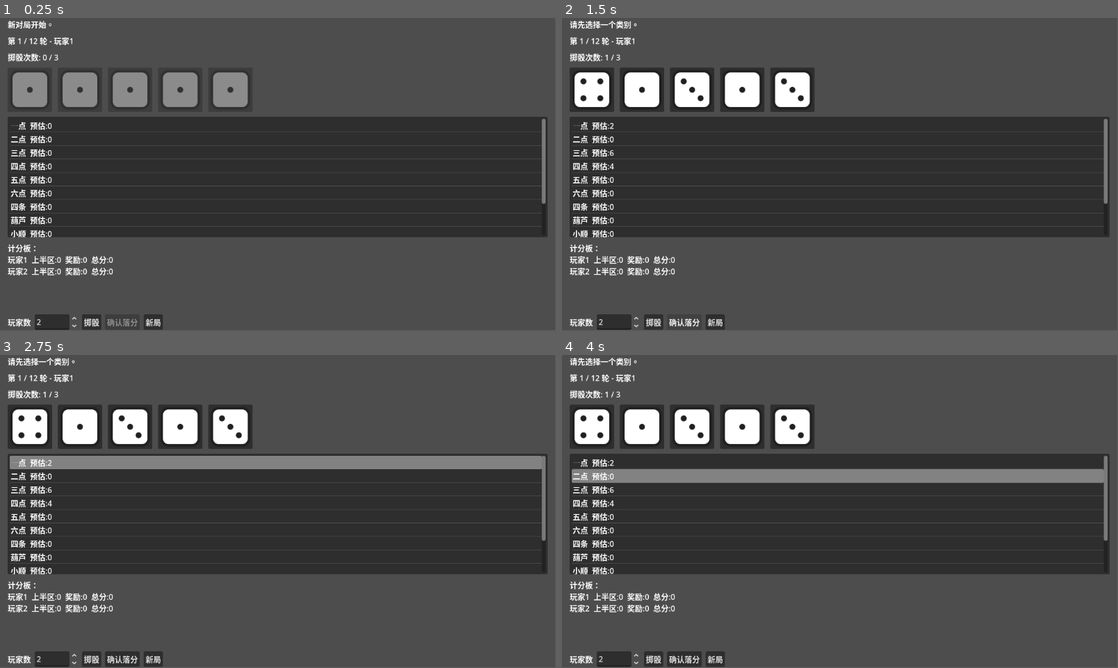
Above: before the commit, frames 1-4 (two rows, left to right).
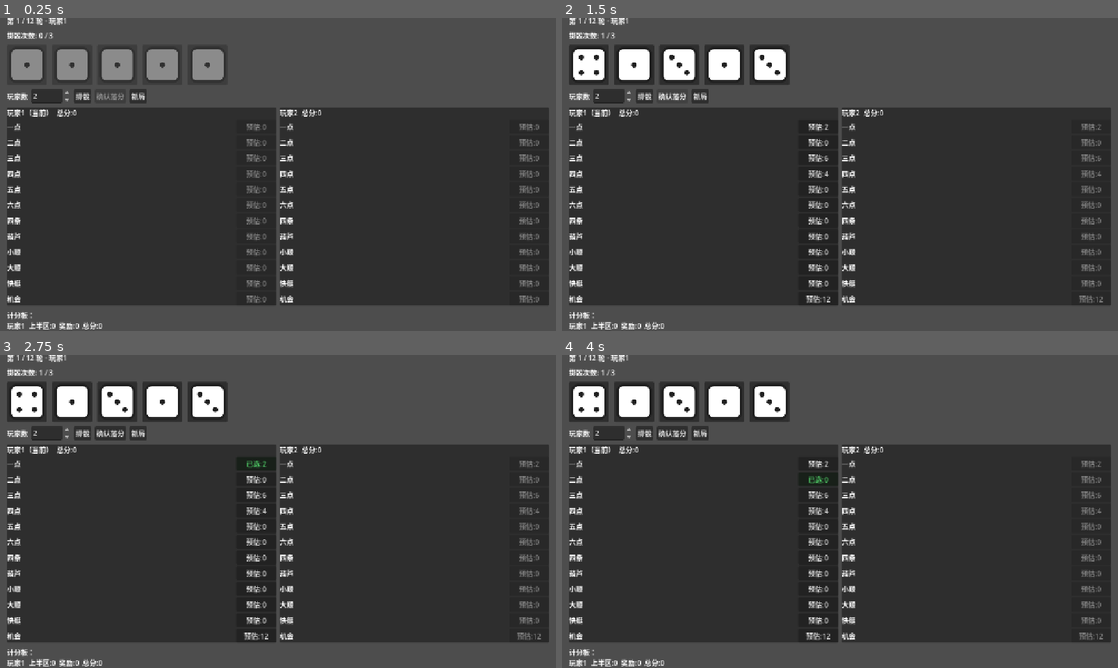
Above: after the commit, the same moments.

Repository: Dragonwalk2001/yacht
Game: Godot game, scene res://scenes/main.tscn
Two runs of this game, one before a commit and one after it. Both use one fixed random seed, a clock stepped at 60 frames per second and the inputs below.
Inputs (mouse positions are in pixels of both pictures, inside the frame that each line leads up to):
- Up to frame 1 (0.25 s): no input
- Up to frame 2 (1.5 s): click "掷骰" at 0.5 s; click "确认落分" at 1.25 s
- Up to frame 3 (2.75 s): click (255, 464) at 2 s, where only the run after the commit has a clickable "预估:2"
- Up to frame 4 (4 s): click (817, 464) at 2.75 s, where only the run after the commit has a clickable "已选:2"; click (817, 480) at 3.5 s, where only the run after the commit has a clickable "预估:0"
In our replay, the window is 799x449 before the commit and 800x450 after it. These sizes can differ from the game's own. Grey fills any space a smaller window leaves; there, only what the larger window draws over its background counts as a difference.

The runs differ from the first frame. In frame 1, 33% of the frame differs, in the area x 1-99%, y 0-100%; in frame 2, 34%; in frame 3, 38%; in frame 4, 38%.

Commit message:
Update project settings for window display and refactor GameBoard and UI controller to integrate player score lists

Diff:
--- a/project.godot
+++ b/project.godot
@@ -15,6 +15,13 @@
 config/features=PackedStringArray("4.6", "Forward Plus")
 config/icon="res://icon.svg"
 
+[display]
+
+window/size/viewport_width=1280
+window/size/viewport_height=720
+window/stretch/mode="canvas_items"
+window/stretch/aspect="keep"
+
 [physics]
 
 3d/physics_engine="Jolt Physics"
--- a/scenes/GameBoard.tscn
+++ b/scenes/GameBoard.tscn
@@ -74,19 +74,6 @@
 toggle_mode = true
 text = "骰5"
 
-[node name="CategoryList" type="ItemList" parent="Margin/VBox"]
-custom_minimum_size = Vector2(0, 250)
-layout_mode = 2
-select_mode = 0
-
-[node name="ScoreBoard" type="RichTextLabel" parent="Margin/VBox"]
-custom_minimum_size = Vector2(0, 140)
-layout_mode = 2
-bbcode_enabled = false
-fit_content = true
-scroll_active = false
-text = "计分板"
-
 [node name="Controls" type="HBoxContainer" parent="Margin/VBox"]
 layout_mode = 2
 theme_override_constants/separation = 8
@@ -115,4 +102,18 @@
 layout_mode = 2
 text = "新局"
 
+[node name="PlayerScoreLists" type="HBoxContainer" parent="Margin/VBox"]
+custom_minimum_size = Vector2(0, 220)
+layout_mode = 2
+size_flags_vertical = 3
+theme_override_constants/separation = 8
+
+[node name="ScoreBoard" type="RichTextLabel" parent="Margin/VBox"]
+custom_minimum_size = Vector2(0, 88)
+layout_mode = 2
+bbcode_enabled = false
+fit_content = true
+scroll_active = false
+text = "计分板"
+
 [node name="ResultPopup" parent="." instance=ExtResource("2")]
--- a/scripts/ui_controller.gd
+++ b/scripts/ui_controller.gd
@@ -5,7 +5,7 @@
 @onready var turn_label: Label = $Margin/VBox/TurnLabel
 @onready var rolls_label: Label = $Margin/VBox/RollsLabel
 @onready var dice_box: HBoxContainer = $Margin/VBox/DiceBox
-@onready var category_list: ItemList = $Margin/VBox/CategoryList
+@onready var player_score_lists: HBoxContainer = $Margin/VBox/PlayerScoreLists
 @onready var score_board: RichTextLabel = $Margin/VBox/ScoreBoard
 @onready var player_count_box: SpinBox = $Margin/VBox/Controls/PlayerCount
 @onready var roll_button: Button = $Margin/VBox/Controls/RollButton
@@ -17,6 +17,8 @@
 var game_state := GameState.new()
 var turn_manager := TurnManager.new(game_state)
 var category_ids: Array[String] = []
+var selected_category_id := ""
+var selected_player_index := -1
 const DIE_TEXTURES := {
 	1: preload("res://assets/dice/die_1.svg"),
 	2: preload("res://assets/dice/die_2.svg"),
@@ -48,15 +50,15 @@
 
 
 func _build_categories() -> void:
-	category_list.clear()
 	category_ids.clear()
 	for category in ScoringRules.ALL_CATEGORIES:
 		category_ids.append(category)
-		category_list.add_item(ScoringRules.get_label(category))
 
 
 func _start_new_game(player_count: int) -> void:
 	turn_manager.start_new_game(player_count)
+	selected_category_id = ""
+	selected_player_index = -1
 	status_label.text = "新对局开始。"
 	_refresh_all()
 
@@ -64,7 +66,7 @@
 func _refresh_all() -> void:
 	_refresh_turn_labels()
 	_refresh_dice()
-	_refresh_category_list()
+	_refresh_player_score_lists()
 	_refresh_score_board()
 	_update_button_states()
 
@@ -99,40 +101,65 @@
 		die_button.disabled = game_state.rolls_used == 0 or game_state.has_game_ended()
 
 
-func _refresh_category_list() -> void:
-	category_list.deselect_all()
-	var best_index := -1
-	var best_preview := -1
-	if game_state.rolls_used > 0 and not game_state.has_game_ended():
-		for i in range(category_ids.size()):
-			var candidate := category_ids[i]
-			if game_state.is_category_used(candidate):
-				continue
-			var candidate_score := ScoringRules.score_category(candidate, game_state.dice_values)
-			if candidate_score > best_preview:
-				best_preview = candidate_score
-				best_index = i
-
-	for i in range(category_ids.size()):
-		var category := category_ids[i]
-		var is_used := game_state.is_category_used(category)
-		var preview := 0
-		if game_state.rolls_used > 0:
-			preview = ScoringRules.score_category(category, game_state.dice_values)
-		var text := "%s  预估:%d" % [ScoringRules.get_label(category), preview]
-		if is_used:
-			text = "%s  已用:%d" % [
-				ScoringRules.get_label(category),
-				int(game_state.get_current_player()["scores"][category])
-			]
-		category_list.set_item_text(i, text)
-		category_list.set_item_disabled(i, is_used or game_state.has_game_ended())
-		if is_used:
-			category_list.set_item_custom_fg_color(i, Color(0.55, 0.55, 0.55))
-		elif i == best_index:
-			category_list.set_item_custom_fg_color(i, Color(0.35, 0.9, 0.45))
-		else:
-			category_list.set_item_custom_fg_color(i, Color(1, 1, 1))
+func _refresh_player_score_lists() -> void:
+	if selected_player_index != game_state.current_player_index:
+		selected_category_id = ""
+		selected_player_index = -1
+
+	for child in player_score_lists.get_children():
+		child.queue_free()
+
+	for player_index in range(game_state.players.size()):
+		var player := game_state.players[player_index]
+		var panel := PanelContainer.new()
+		panel.size_flags_horizontal = Control.SIZE_EXPAND_FILL
+		player_score_lists.add_child(panel)
+
+		var column := VBoxContainer.new()
+		column.add_theme_constant_override("separation", 4)
+		panel.add_child(column)
+
+		var total := game_state.get_total_score(player)
+		var header := Label.new()
+		var header_suffix := "（当前）" if player_index == game_state.current_player_index and not game_state.has_game_ended() else ""
+		header.text = "%s%s  总分:%d" % [player["name"], header_suffix, total]
+		column.add_child(header)
+
+		for category in category_ids:
+			var row := HBoxContainer.new()
+			row.add_theme_constant_override("separation", 6)
+			column.add_child(row)
+
+			var category_label := Label.new()
+			category_label.size_flags_horizontal = Control.SIZE_EXPAND_FILL
+			category_label.text = ScoringRules.get_label(category)
+			row.add_child(category_label)
+
+			var score_button_item := Button.new()
+			score_button_item.custom_minimum_size = Vector2(92, 0)
+			row.add_child(score_button_item)
+
+			var value = player["scores"][category]
+			var preview := 0
+			if game_state.rolls_used > 0:
+				preview = ScoringRules.score_category(category, game_state.dice_values)
+
+			if value != null:
+				score_button_item.text = "已记:%d" % [int(value)]
+				score_button_item.disabled = true
+			else:
+				score_button_item.text = "预估:%d" % [preview]
+				score_button_item.disabled = player_index != game_state.current_player_index \
+					or game_state.rolls_used == 0 \
+					or game_state.has_game_ended()
+
+			if player_index == selected_player_index and category == selected_category_id:
+				score_button_item.text = "已选:%d" % [preview]
+				score_button_item.modulate = Color(0.35, 0.9, 0.45)
+			else:
+				score_button_item.modulate = Color(1, 1, 1)
+
+			score_button_item.pressed.connect(_on_category_pressed.bind(player_index, category))
 
 
 func _refresh_score_board() -> void:
@@ -160,17 +187,17 @@
 
 
 func _on_score_pressed() -> void:
-	var selected := category_list.get_selected_items()
-	if selected.is_empty():
+	if selected_category_id.is_empty() or selected_player_index != game_state.current_player_index:
 		status_label.text = "请先选择一个类别。"
 		return
-	var category := category_ids[selected[0]]
-	var result := turn_manager.score_category(category)
+	var result := turn_manager.score_category(selected_category_id)
 	if not result["ok"]:
 		status_label.text = result["message"]
 		_refresh_all()
 		return
-	status_label.text = "已在 %s 落分：%d" % [ScoringRules.get_label(category), result["score"]]
+	status_label.text = "已在 %s 落分：%d" % [ScoringRules.get_label(selected_category_id), result["score"]]
+	selected_category_id = ""
+	selected_player_index = -1
 	if result["game_over"]:
 		result_label.text = ResultLogic.build_result_text(game_state)
 		result_popup.popup_centered_ratio(0.55)
@@ -187,3 +214,11 @@
 		return
 	turn_manager.toggle_hold(index)
 	_refresh_dice()
+
+
+func _on_category_pressed(player_index: int, category: String) -> void:
+	if player_index != game_state.current_player_index:
+		return
+	selected_player_index = player_index
+	selected_category_id = category
+	_refresh_player_score_lists()
